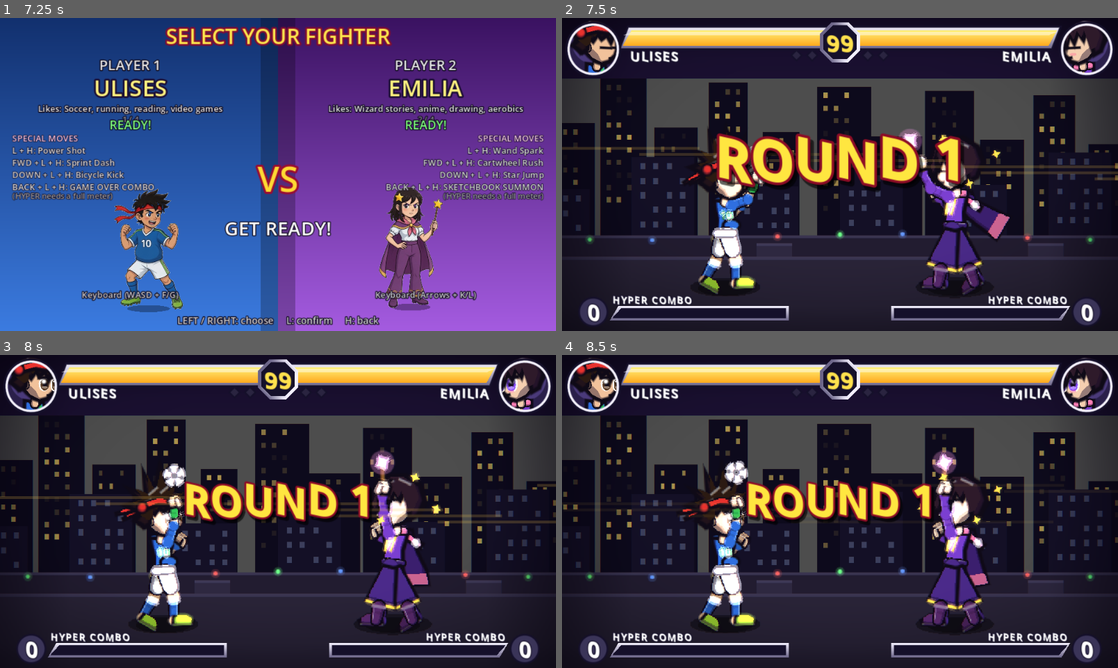
Above: before the commit, frames 1-4 (two rows, left to right).
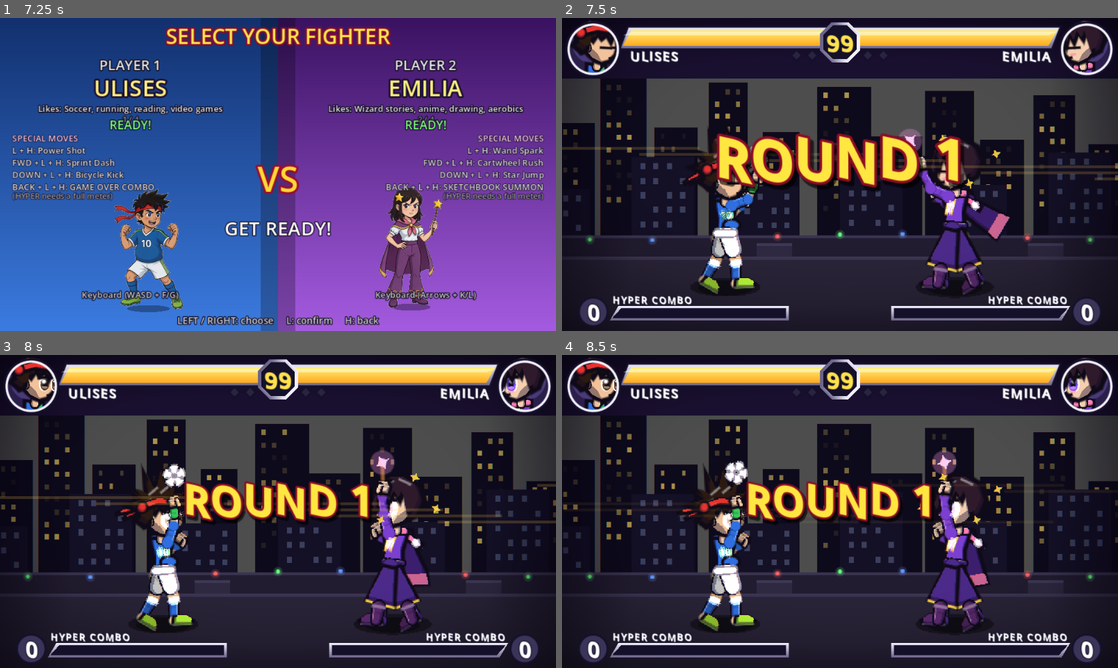
Above: after the commit, the same moments.

Repository: timoteoponce/fighting-game
Game: Godot game, scene res://scenes/main.tscn
The game is run twice, just before and just after one commit, with the same random seed, the same clock (stepped at 60 frames per second) and the same inputs.
Inputs:
- Up to frame 1 (7.25 s): tap Enter at 0.5, 4.35 s; hold D 0.53-1.28 s; tap F at 0.6, 6.6 s; hold S 1.28-2.03 s; tap G at 1.35 s; hold D 2.03-2.78 s; tap 1 at 2.1 s; hold W 2.78-3.53 s; tap K at 2.85 s; hold A 3.53-5.03 s; tap L at 3.6 s; hold S 5.03-5.78 s; tap Backspace at 5.1 s; hold D 5.78-6.53 s; tap R at 5.85 s; hold W from 6.53 s (still down)
- Up to frame 2 (7.5 s): release W at 7.28 s; hold D from 7.28 s (still down); tap G at 7.35 s
- Up to frame 3 (8 s): keep holding D
- Up to frame 4 (8.5 s): release D at 8.03 s; hold S from 8.03 s (still down); tap 1 at 8.1 s

Frame 1 is identical in both runs. In frame 2, 1.2% of the frame differs, in the area x 26-79%, y 36-86%; in frame 3, 1.3%, in the area x 26-80%, y 31-86%; in frame 4, 1.3%.

Commit message:
Fix bloom bleeding into faces: raise threshold above skin luminance

Diff:
--- a/shaders/post_fx.gdshader
+++ b/shaders/post_fx.gdshader
@@ -8,7 +8,10 @@
 uniform sampler2D screen_tex : hint_screen_texture, filter_linear;
 uniform vec2 screen_size = vec2(640.0, 360.0);
 uniform float bloom_intensity = 0.55;
-uniform float bloom_threshold = 0.72;
+// Skin tones sit at 0.80-0.88 luminance, so the threshold has to clear them or
+// the bloom bleeds a haze into the dark eye lines and the faces read wrong.
+// White spark cores and the hyper flash are 1.0, so they still bloom.
+uniform float bloom_threshold = 0.90;
 uniform float impact = 0.0;   // 1-2 frame white punch on heavy/special connects
 uniform float shake = 0.0;    // drives chromatic aberration
 uniform float flash = 0.0;    // white flash (hyper, special connects)
